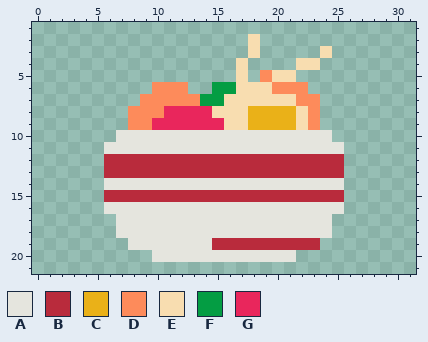
Pixel-art sprite -- packages/nouns-img-permutator/assets/layer-3/head-noodles.png. Above is the file before it was changed.
The file is 32x32 pixels. Shown: x 0..31, y 1..21.
Palette (. is transparent): A #e5e5de  B #b92b3c  C #eab118  D #fd8b5b  E #f8ddb0  F #049d43  G #e9265c
Pixels before, first column x 6:
 2 ............E.......
 3 ............E.....E.
 4 ...........E....EE..
 5 ...........E.DEE....
 6 ....DDD..FFEEEDDD...
 7 ...DDDDDFFEEEEEEDD..
 8 ..DDDGGGGEEECCCCED..
 9 ..DDGGGGGGEECCCCED..
10 .AAAAAAAAAAAAAAAAAA.
11 AAAAAAAAAAAAAAAAAAAA
12 BBBBBBBBBBBBBBBBBBBB
13 BBBBBBBBBBBBBBBBBBBB
14 AAAAAAAAAAAAAAAAAAAA
15 BBBBBBBBBBBBBBBBBBBB
16 AAAAAAAAAAAAAAAAAAAA
17 .AAAAAAAAAAAAAAAAAA.
18 .AAAAAAAAAAAAAAAAAA.
19 ..AAAAAAABBBBBBBBB..
20 ....AAAAAAAAAAAA....
After:
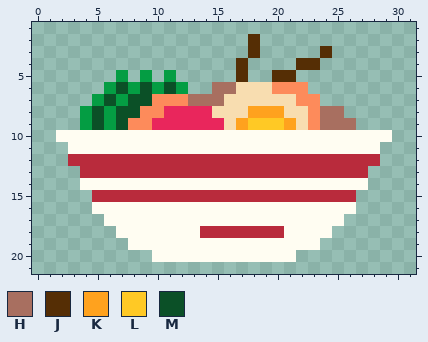
Colours new in this view: H #a86f60  J #552e05  K #ffa21e  L #ffc925  M #0b5027
Change:
colour A: #e5e5de -> #fffdf2
y 2: x 18 E -> J
y 3: x 18 E -> J; x 24 E -> J
y 4: x 17 E -> J; x 22..23 EE -> JJ
y 5: x 7 . -> F; x 9 . -> F; x 11 . -> F; x 17 E -> J; x 19..21 DEE -> .JJ
y 6: x 6..12 ....DDD -> FMFMFMF; x 15..16 FF -> HH
y 7: x 5..9 ....D -> FMFMM; x 13..15 DFF -> HHH
y 8: x 4..8 ....D -> FMFMM; x 18..21 CCCC -> KKKE; x 24..25 .. -> HH
y 9: x 4..7 .... -> FMFM; x 17..21 ECCCC -> KLLLK; x 24..26 ... -> HHH
y 10: x 2..6 ..... -> AAAAA; x 25..29 ..... -> AAAAA
y 11: x 3..5 ... -> AAA; x 26..28 ... -> AAA
y 12: x 3..5 ... -> BBB; x 26..28 ... -> BBB
y 13: x 4..5 .. -> BB; x 26..27 .. -> BB
y 14: x 4..5 .. -> AA; x 26..27 .. -> AA
y 15: x 5 . -> B; x 26 . -> B
y 16: x 5 . -> A; x 26 . -> A
y 17: x 6 . -> A; x 25 . -> A
y 18: x 14..20 AAAAAAA -> BBBBBBB
y 19: x 15..23 BBBBBBBBB -> AAAAAAAAA
